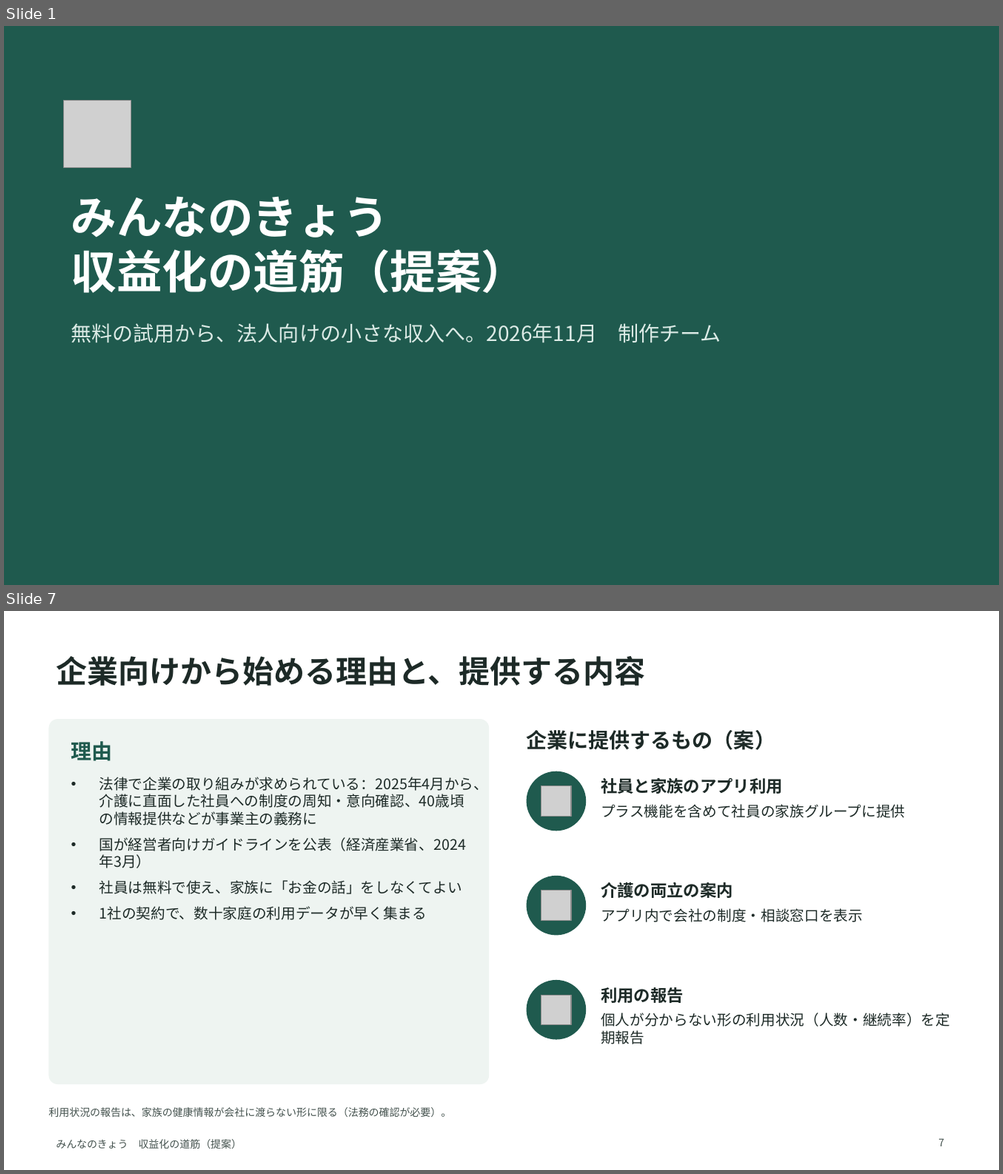
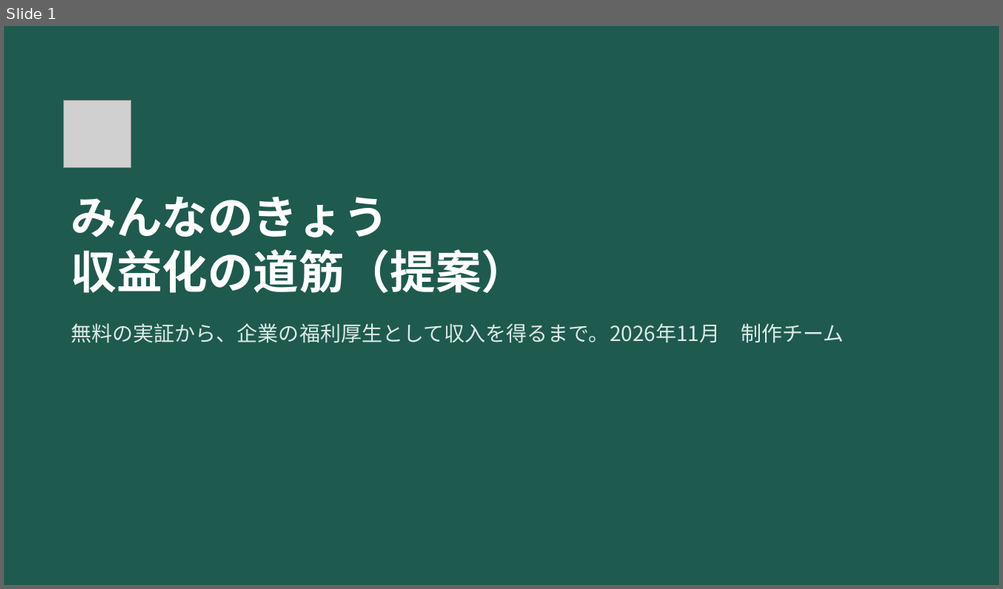
Before and after one commit to sakurabloomyou/Sunplaza-supermarket, a slide deck: minnanokyou-business/minnanokyou_monetization_plan.pptx. Shown one above the other, each under a label of ours: slides 1 and 7 before the commit, slide 1 after it; the slides between them are not shown. The pictures are 1003x1174 and 1003x589 pixels, drawn with LibreOffice and Linux fonts; fonts in the diff are those of the drawing; grey boxes stand for pictures. Boxes give left, top, right and bottom in pixels: in the first picture for what was removed or moved away, otherwise in the second. Text is boxed around its words. In the diff, an @@ line names an element or a change of style, - is before the commit and + after.

```diff
--- a/minnanokyou-business/minnanokyou_monetization_plan.pptx
+++ b/minnanokyou-business/minnanokyou_monetization_plan.pptx
@@ slide 7 removed at box(4, 611, 999, 1170), background #FFFFFF @@
@@ title removed at box(56, 656, 645, 686) @@
-企業向けから始める理由と、提供する内容
@@ rounded rectangle removed at box(48, 719, 489, 1085) @@
@@ text removed at box(71, 741, 113, 761) @@
-理由
@@ text removed at box(526, 730, 775, 750) @@
-企業に提供するもの（案）
@@ text removed at box(99, 777, 488, 920) @@
-• 法律で企業の取り組みが求められている：2025年4月から、介護に直面した社員への制度の周知・意向確認、40歳頃の情報提供などが事業主の義務に
-• 国が経営者向けガイドラインを公表（経済産業省、2024年3月）
-• 社員は無料で使え、家族に「お金の話」をしなくてよい
-• 1社の契約で、数十家庭の利用データが早く集まる
@@ ellipse removed at box(526, 772, 586, 831) @@
@@ picture removed at box(541, 786, 571, 816) @@
@@ text removed at box(600, 778, 782, 794) @@
-社員と家族のアプリ利用
@@ text removed at box(600, 804, 905, 818) @@
-プラス機能を含めて社員の家族グループに提供
@@ ellipse removed at box(526, 876, 586, 936) @@
@@ picture removed at box(541, 891, 571, 920) @@
@@ text removed at box(600, 883, 733, 898) @@
-介護の両立の案内
@@ text removed at box(600, 908, 862, 923) @@
-アプリ内で会社の制度・相談窓口を表示
@@ ellipse removed at box(526, 980, 586, 1040) @@
@@ text removed at box(600, 988, 683, 1003) @@
-利用の報告
@@ picture removed at box(541, 995, 571, 1025) @@
@@ text removed at box(600, 1013, 950, 1045) @@
-個人が分からない形の利用状況（人数・継続率）を定期報告
@@ text removed at box(48, 1108, 451, 1117) @@
-利用状況の報告は、家族の健康情報が会社に渡らない形に限る（法務の確認が必要）。
@@ text removed at box(56, 1139, 242, 1149) @@
-みんなのきょう 収益化の道筋（提案）
@@ page number removed at box(938, 1139, 944, 1147) @@
-7
@@ slide 1 changed as well @@
@@ text at box(71, 323, 844, 343): text changed @@
-無料の試用から、法人向けの小さな収入へ。2026年11月 制作チーム
+無料の実証から、企業の福利厚生として収入を得るまで。2026年11月 制作チーム
```
Also in this commit, not shown: 6 other slides changed, 3 slides added, 7 other slides removed, 1 other file.
